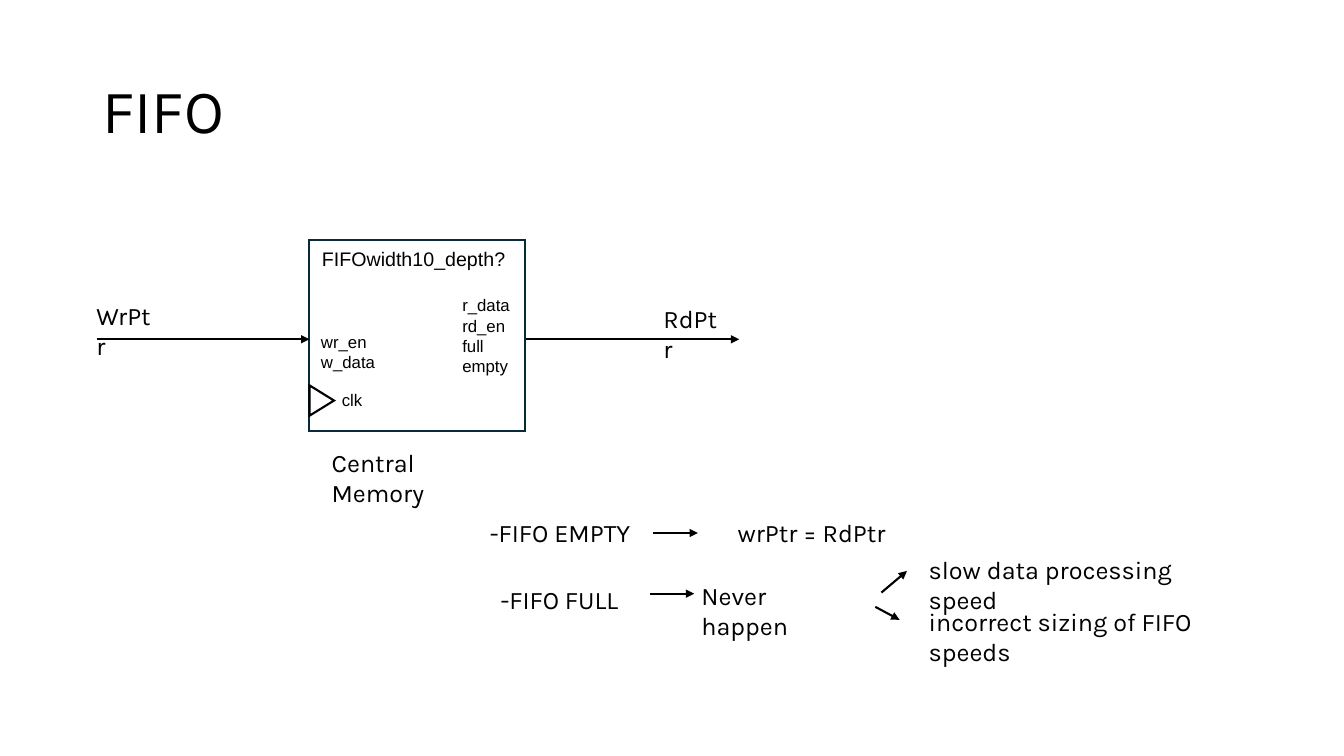
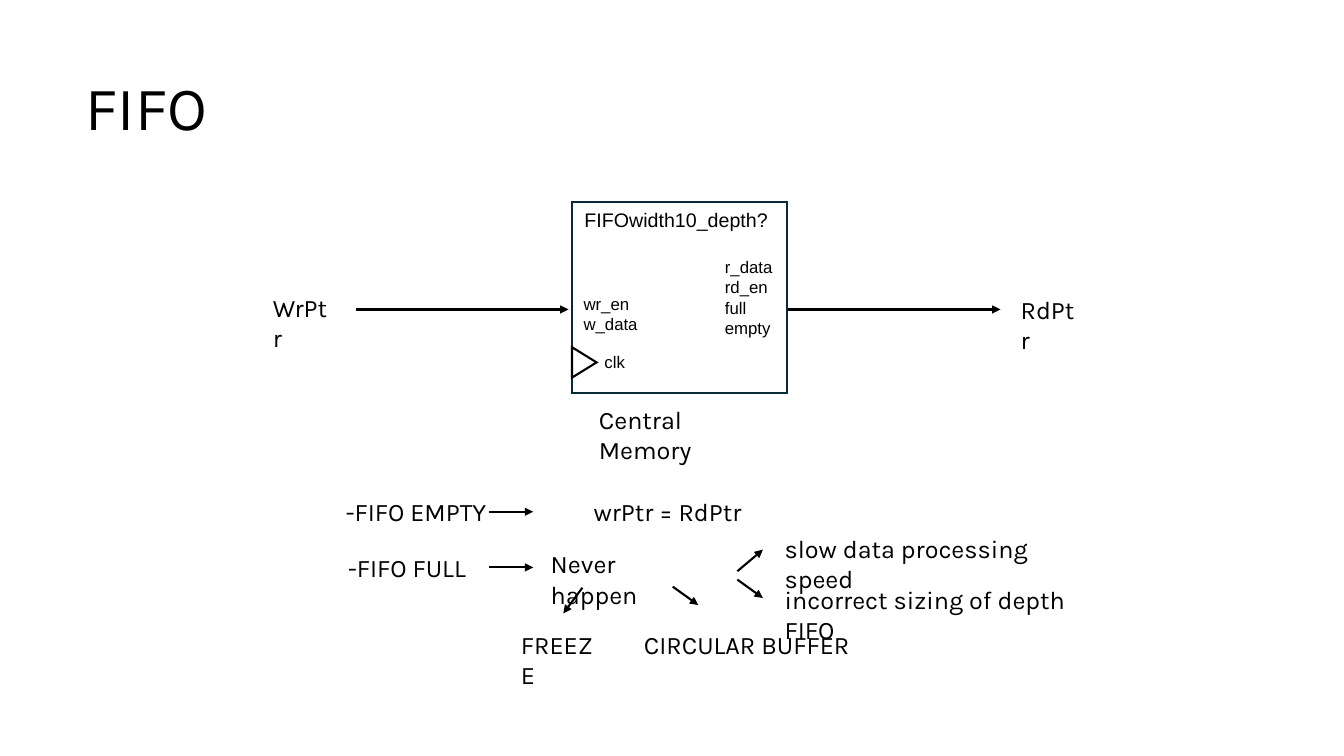
Before and after one commit to micstonks/ADC_Code_Density_on_FPGA, a slide deck: slide 3 of poject.pptx. Drawn at 1344x756 pixels with LibreOffice and Linux fonts; fonts in the diff are those of the drawing. Boxes give left, top, right and bottom in pixels: in the first picture for what was removed or moved away, otherwise in the second. Text is boxed around its words. In the diff, an @@ line names an element or a change of style, - is before the commit and + after.

```diff
--- a/poject.pptx
+++ b/poject.pptx
@@ title "FIFO": place and size @@
-title "FIFO" at [102, 93, 224, 134]
+title "FIFO" at [86, 90, 208, 131]
@@ 3 texts, 1 rectangle: place and size @@
-3 texts, 1 rectangle at [310, 240, 525, 432]
+3 texts, 1 rectangle at [572, 202, 787, 393]
@@ text "WrPtr" rewrapped from [87, 295, 169, 336] to [594, 505, 654, 522] @@
@@ text "RdPtr": place and size @@
-text "RdPtr" at [823, 524, 886, 543]
+text "RdPtr" at [679, 503, 742, 522]
@@ arrow moved from (97, 340) - (310, 340) to (356, 310) - (569, 310) @@
@@ arrow moved from (526, 340) - (739, 340) to (788, 310) - (1001, 310) @@
@@ triangle: place and size @@
-triangle at [310, 385, 334, 415]
+triangle at [573, 347, 597, 377]
@@ text "clk": place and size @@
-text "clk" at [342, 394, 362, 406]
+text "clk" at [604, 356, 624, 368]
@@ text "Central Memory": place and size @@
-text "Central Memory" at [332, 454, 424, 508]
+text "Central Memory" at [599, 411, 691, 465]
@@ arrow moved from (653, 533) - (698, 533) to (489, 512) - (533, 512) @@
@@ text "-FIFO FULL": place and size @@
-text "-FIFO FULL" at [501, 593, 618, 610]
+text "-FIFO FULL" at [348, 561, 466, 578]
@@ arrow moved from (650, 594) - (695, 594) to (489, 568) - (533, 568) @@
@@ text "Never happen": place and size @@
-text "Never happen" at [701, 589, 788, 641]
+text "Never happen" at [551, 557, 638, 610]
@@ 2 texts, 1 arrow: place and size @@
-2 texts, 1 arrow at [490, 526, 1172, 616]
+2 texts, 1 arrow at [346, 505, 1028, 594]
@@ arrow added from (583, 588) to (564, 614), #000000 1.5 pt @@
@@ arrow added from (673, 587) to (699, 605), #000000 1.5 pt @@
@@ arrow moved from (875, 607) - (899, 620) to (738, 580) - (763, 598) @@
@@ text at [785, 587, 1065, 646]: text changed @@
-incorrect sizing of FIFO speeds
+incorrect sizing of depth FIFO
@@ text added at [511, 624, 616, 664], 18 pt, text #000000 @@
+FREEZE
@@ text added at [644, 632, 849, 655], 18 pt, text #000000 @@
+CIRCULAR BUFFER
```
Also in this commit, not shown: 1 slide added.
